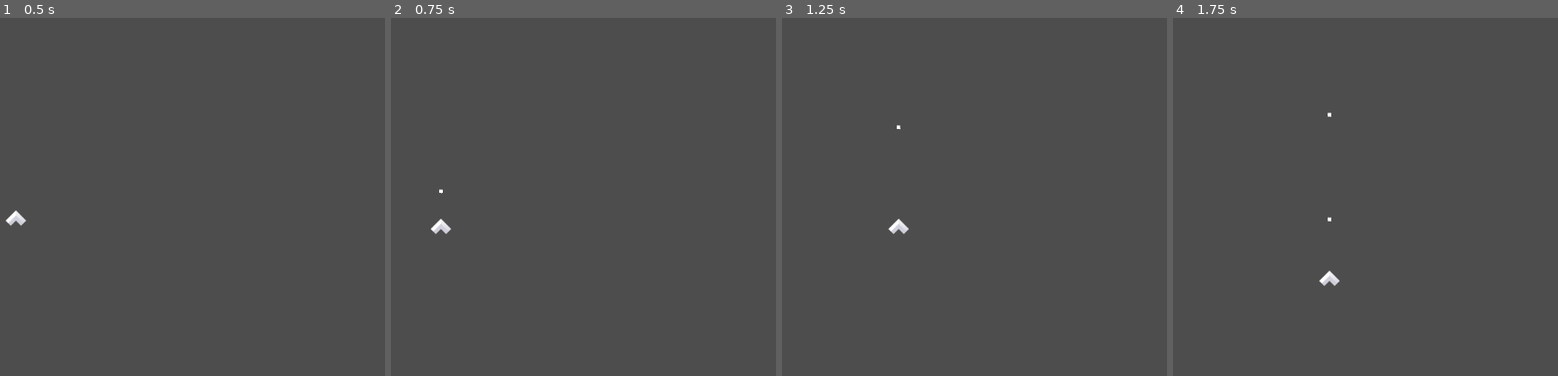
Above: before the commit, frames 1-4 (left to right).
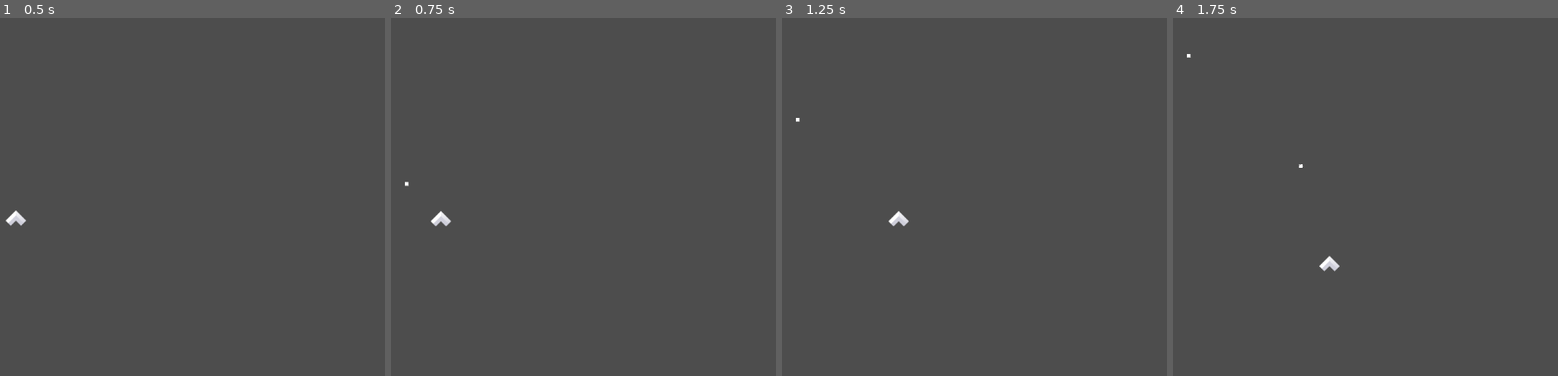
Above: after the commit, the same moments.

Repository: frameDoubt/space-game
Game: Godot game, scene res://game.tscn
Two runs of this game, one before a commit and one after it. Both use one fixed random seed, a clock stepped at 60 frames per second and the inputs below. The project has no main scene, so this scene is started directly.
Inputs:
- Up to frame 1 (0.5 s): no input
- Up to frame 2 (0.75 s): tap Enter at 0.5 s; hold D (strafe_right) from 0.53 s (still down); hold Space (fire) from 0.53 s (still down)
- Up to frame 3 (1.25 s): keep holding D (strafe_right); keep holding Space (fire)
- Up to frame 4 (1.75 s): release D (strafe_right) at 1.28 s; release Space (fire) at 1.28 s; hold S (back) from 1.28 s (still down); tap Space (fire) at 1.35 s

Frame 1 is identical in both runs. In frame 2, 0.2% of the frame differs, in the area x 3-16%, y 45-61%; in frame 3, 0.2%; in frame 4, 0.3%, in the area x 3-44%, y 10-75%.

Commit message:
add add_sibling fix

Diff:
--- a/Characters/Scripts/Spawner.gd
+++ b/Characters/Scripts/Spawner.gd
@@ -8,7 +8,7 @@
 func _unhandled_input(event):
 	if (event.is_action_pressed("fire")):
 		var projectile = projectileScene.instantiate()
-		get_parent().add_child(projectile)
+		get_parent().add_sibling(projectile)
 		projectile.global_position = self.global_position
 
 		print("fire")
